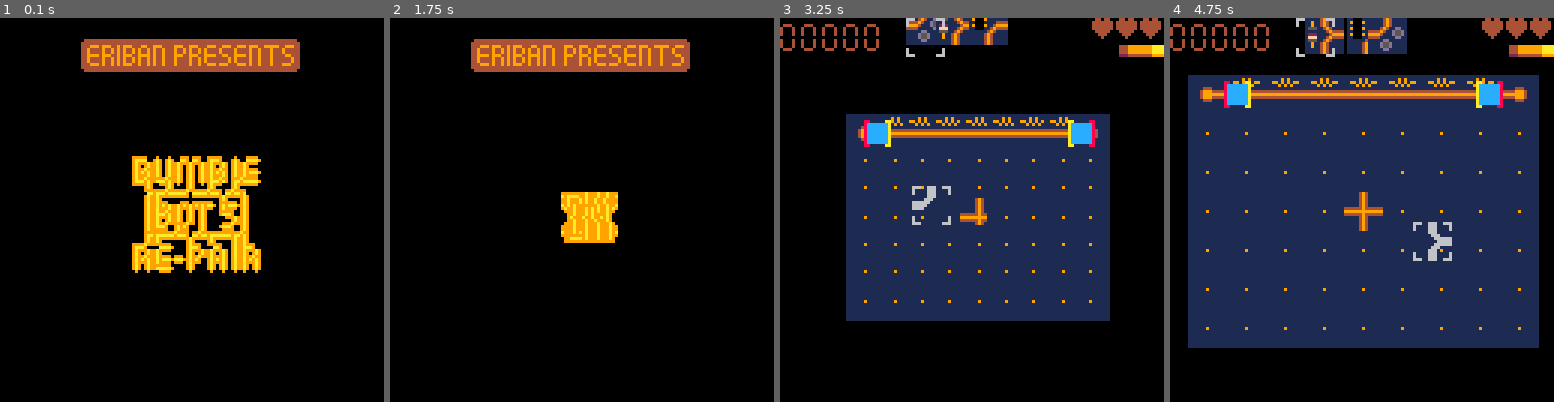
Above: before the commit, frames 1-4 (left to right).
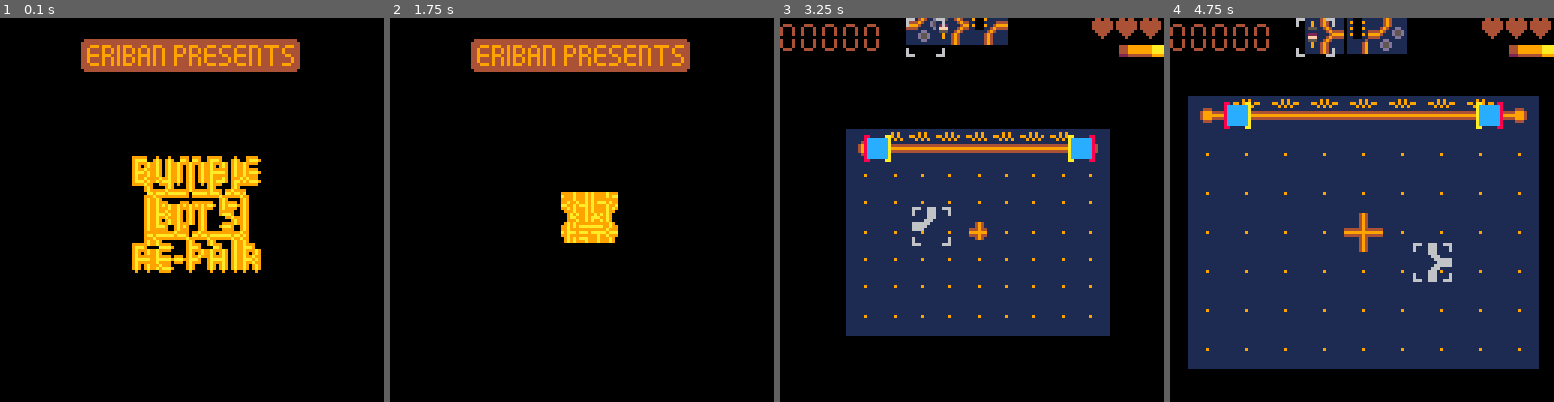
Above: after the commit, the same moments.

Repository: erwinbonsma/RoboRePairP8
Game: PICO-8 cartridge repair.p8
Same seed, same stepped clock (60 frames per second), same inputs: the game is played once before the commit and once after it.
Inputs:
- Up to frame 1 (0.1 s): no input
- Up to frame 2 (1.75 s): tap X (X key) at 0.33, 1.07 s; tap O (Z key) at 0.7, 1.7 s; hold Right from 1.6 s (still down)
- Up to frame 3 (3.25 s): tap X (X key) at 1.85, 2.97 s; release Right at 2.1 s; tap O (Z key) at 2.1, 2.5, 2.9 s; hold Up 2.15-2.42 s; hold Right 2.47-3.03 s; hold Left from 3.08 s (still down)
- Up to frame 4 (4.75 s): tap O (Z key) every 0.4 s from 3.3 to 4.5 s; release Left at 3.58 s; hold Down 3.63-3.97 s; hold Right 4.02-4.68 s; tap X (X key) at 4.08 s; hold Up from 4.73 s (still down)

The runs differ from the first frame. In frame 1, 0.4% of the frame differs, in the area x 35-68%, y 36-66%; in frame 2, 0.5%; in frame 3, 10%; in frame 4, 16%, in the area x 4-97%, y 14-92%.

Commit message:
Add a few more levels
Some levels are of different sizes.
Therefore, let grid expand before performing end-game morph.
Adjusted text to reflect the extra row.

Diff:
--- a/repair.p8
+++ b/repair.p8
@@ -529,8 +529,7 @@
  o.h=height
 
  o.tilesize=tilesize
- o.x0=64-flr(o.w*tilesize/2)+0.5
- o.y0=64-flr(o.h*tilesize/2)+0.5
+ tilegrid._init_origin(o)
 
  o.positions={}
  o.tiles={}
@@ -560,14 +559,60 @@
  return o
 end
 
+function tilegrid:_init_origin()
+ self.x0=64-flr(
+  self.w*self.tilesize/2
+ )+0.5
+ self.y0=64-flr(
+  self.h*self.tilesize/2
+ )+0.5
+
+ if self.tilesize==13 then
+  --shift down to account for
+  --tray
+  self.y0+=7
+ end
+end
+
 function tilegrid:_pos2idx(pos)
- return pos.x+pos.y*self.w
+ return pos.x+pos.y*16
 end
 
 function tilegrid:_idx2pos(idx)
  return vector:new(
-  idx%self.w,flr(idx/self.w)
- )
+  idx%16,flr(idx/16)
+ )
+end
+
+function tilegrid:expand(w,h)
+ local w_old=self.w
+ local h_old=self.h
+ self.w=w
+ self.h=h
+ self:_init_origin()
+
+ for x=0,w-1 do
+  for y=0,h-1 do
+   local pos=vector:new(x,y)
+   local scr_tile
+   if x>=w_old or y>=h_old then
+    add(self.positions,pos)
+    scr_tile=screentile:new(
+     no_tile,vector:new(64,64)
+    )
+    self:place_tile(
+     scr_tile,pos,true
+    )
+   else
+    --adjust positions
+    scr_tile=self:screentile_at(
+     pos
+    )
+    scr_tile.target_pos=
+     self:screen_pos(pos)
+   end
+  end
+ end
 end
 
 function tilegrid:screentile_at(
@@ -1631,7 +1676,9 @@
   add(bot.on_paired,on_paired)
  end
 
- tray=tiletray:new(3)
+ tray=tiletray:new(
+  lspec.misc[2] or 3
+ )
  add(
   tray.on_placed,on_tile_placed
  )
@@ -1696,7 +1743,7 @@
  if level<=#levelspecs then
   start_level()
  else
-  morph_grid(39)
+  morph_grid(21)
   sleep(30,true)
   mainmenu()
  end
@@ -1944,27 +1990,28 @@
   end
  end
 
- for i=1,grid.h*grid.w do
-  local p=grid:_idx2pos(i-1)
+ grid:expand(9,8)
+ for p in all(grid.positions) do
+  local i=grid:_pos2idx(p)
   if (
    grid:screentile_at(
     p
    ).tile==target_tile(p)
   ) then
    --it's already correct
-   add(tile_status,2)
+   tile_status[i]=2
   elseif (
    grid:tile_at(p)!=nil or
    grid:has_neighbour(p)
   ) then
    --it can be updated
-   add(tile_status,1)
+   tile_status[i]=1
    add(ready,i)
   else
    --this tile is empty. wait
    --until it has at least one
    --neighbour
-   add(tile_status,0)
+   tile_status[i]=0
   end
  end
 
@@ -1976,7 +2023,7 @@
  end
 
  local update_tile=function(pos)
-  local i=grid:_pos2idx(pos)+1
+  local i=grid:_pos2idx(pos)
   local status=tile_status[i]
   if status==0 then
    tile_status[i]=1
@@ -1999,10 +2046,12 @@
  end
 
  local anim=function()
+  sleep(1)
+
   while #ready>0 do
    local i=rnd_item_from(ready)
    del(ready,i)
-   local p=grid:_idx2pos(i-1)
+   local p=grid:_idx2pos(i)
    place_tile(p)
    tile_status[i]=2
 
@@ -2024,10 +2073,14 @@
 -- main
 
 levelspecs={
-{--easy win
+{--warm-up
  grid={9,7,0,7},
  bots={{1,0,2},{7,0,4}},
  misc={30}
+},{--fill the gaps/no choice
+ grid={9,7,44,0},
+ bots={{0,5,3,60},{8,1,1,60}},
+ misc={180,1}
 },{--level1
  grid={9,7,0,0},
  bots={{0,6},{8,0}},
@@ -2036,6 +2089,14 @@
  grid={9,7,9,0},
  bots={{4,0,4,60},{4,6,2,60}},
  misc={240}
+},{--open ended
+ grid={9,8,18,0},
+ bots={{0,7},{8,0}},
+ misc={240}
+},{--cramped
+ grid={8,8,27,0},
+ bots={{0,7},{7,0}},
+ misc={240}
 }}
 
 function _init()
@@ -2103,10 +2164,10 @@
 
  palt(7,true)
  for x=12,19 do
-  for y=23,25 do
+  for y=24,26 do
    v=mget(x,y)
    if v>0 then
-    spr(v,x*7-50,y*7-161)
+    spr(v,x*7-50,y*7-168)
    end
   end
  end
@@ -2394,14 +2455,14 @@
 
 
 __map__
-0000000000000000140000000016000000000000000000000000000000000000000000000000000000000000000000000000000000000000000000000000000000000000000000000000000000000000000000000000000000000000000000000000000000000000000000000000000000000000000000000000000000000000
-1600000000000000150000000015000000000000000000000000000000000000000000000000000000000000000000000000000000000000000000000000000000000000000000000000000000000000000000000000000000000000000000000000000000000000000000000000000000000000000000000000000000000000
-1500000000000000150000000011000000000000000000000000000000000000000000000000000000000000000000000000000000000000000000000000000000000000000000000000000000000000000000000000000000000000000000000000000000000000000000000000000000000000000000000000000000000000
-150000001f00000015001f00131a1c001f000000000000000000000000000000000000000000000000000000000000000000000000000000000000000000000000000000000000000000000000000000000000000000000000000000000000000000000000000000000000000000000000000000000000000000000000000000
-1500000000000000150000000014000000000000000000000000000000000000000000000000000000000000000000000000000000000000000000000000000000000000000000000000000000000000000000000000000000000000000000000000000000000000000000000000000000000000000000000000000000000000
-1500000000000000190000000015000000000000000000000000000000000000000000000000000000000000000000000000000000000000000000000000000000000000000000000000000000000000000000000000000000000000000000000000000000000000000000000000000000000000000000000000000000000000
-1100000000000000000000000019000000000000000000000000000000000000000000000000000000000000000000000000000000000000000000000000000000000000000000000000000000000000000000000000000000000000000000000000000000000000000000000000000000000000000000000000000000000000
-121a1a1a1a1a1a1a180000000000000000000000000000000000000000000000000000000000000000000000000000000000000000000000000000000000000000000000000000000000000000000000000000000000000000000000000000000000000000000000000000000000000000000000000000000000000000000000
+00000000000000001400000000160000000000000000001a1a1e180000000000001414001a001a1a001a0014001a0016001a001c14161a1c161a1a1a1c14000000000000000000000000000000000000000000000000000000000000000000000000000000000000000000000000000000000000000000000000000000000000
+160000000000000015000000001500000000000000000000001318000000000000131d15001a001a1a001515130015001a00160015131c15131a1c161915000000000000000000000000000000000000000000000000000000000000000000000000000000000000000000000000000000000000000000000000000000000000
+15000000000000001500000000110000000000000000000000000000000000000000190015001a1a00150015001900160019001c15161915161a19131c15000000000000000000000000000000000000000000000000000000000000000000000000000000000000000000000000000000000000000000000000000000000000
+150000001f00000015001f00131a1c001f000000001900130000000000001913000000150015001c151515151500190016001a001515161915161a1a1915000000000000000000000000000000000000000000000000000000000000000000000000000000000000000000000000000000000000000000000000000000000000
+1500000000000000150000000014000000000000001c00160000000000001c1600000015151515130015001515130015001c001c0015131c15131c161c15000000000000000000000000000000000000000000000000000000000000000000000000000000000000000000000000000000000000000000000000000000000000
+1500000000000000190000000015000000000000000000000000001600000000000000150015001a1a001500150019001c00150015151619131c15151515000000000000000000000000000000000000000000000000000000000000000000000000000000000000000000000000000000000000000000000000000000000000
+110000000000000000000000001900000000121c00000000000000171c0000000000001515001a1a001a00151113001a001300130011131a1a1913191319000000000000000000000000000000000000000000000000000000000000000000000000000000000000000000000000000000000000000000000000000000000000
+121a1a1a1a1a1a1a18000000000000000000121b1a1a0000000000111100000000000011001a001a1a001a00000000000000000000000000000000000000000000000000000000000000000000000000000000000000000000000000000000000000000000000000000000000000000000000000000000000000000000000000
 0000000000000000000000000000000000000000000000000000000000000000000000000000000000000000000000000000000000000000000000000000000000000000000000000000000000000000000000000000000000000000000000000000000000000000000000000000000000000000000000000000000000000000
 0000000000000000000000000000000000000000000000000000000000000000000000000000000000000000000000000000000000000000000000000000000000000000000000000000000000000000000000000000000000000000000000000000000000000000000000000000000000000000000000000000000000000000
 000000001f000000000000000000000000000000000000000000000000000000000000000000000000000000000000000000000000000000000000000000000000000000000000000000000000000000000000000000000000000000000000000000000000000000000000000000000000000000000000000000000000000000
@@ -2410,75 +2471,75 @@
 0000000000000000000000000000000000000000000000000000000000000000000000000000000000000000000000000000000000000000000000000000000000000000000000000000000000000000000000000000000000000000000000000000000000000000000000000000000000000000000000000000000000000000
 0000000000000000000000000000000000000000000000000000000000000000000000000000000000000000000000000000000000000000000000000000000000000000000000000000000000000000000000000000000000000000000000000000000000000000000000000000000000000000000000000000000000000000
 0000000000000000000000000000000000000000000000000000000000000000000000000000000000000000000000000000000000000000000000000000000000000000000000000000000000000000000000000000000000000000000000000000000000000000000000000000000000000000000000000000000000000000
-211c1414161e1c211c1416181618161c161e1c1618141414161814001400122518141416180000121a251a1a1a1a1a180000000000000000000000000000000000000000000000000000000000000000000000000000000000000000000000000000000000000000000000000000000000000000000000000000000000000000
-241d1515151515241d15241815142426151515241815151524181500150014150024262418161c0000150014140016180000000000000000000000000000000000000000000000000000000000000000000000000000000000000000000000000000000000000000000000000000000000000000000000000000000000000000
-201d131d1115112419241b18131911111111111318131b191318201820181511001111131815150000150024260024180000000000000000000000000000000000000000000000000000000000000000000000000000000000000000000000000000000000000000000000000000000000000000000000000000000000000000
-00171e1b1a1b1a1b1e1b1c00000000000000000000000000000000000000171a1a1a1a1a1a26150000110011110013180000000000000000000000000000000000000000000000000000000000000000000000000000000000000000000000000000000000000000000000000000000000000000000000000000000000000000
-0015241c161e251817181500161c14141618211c14211c161c211c161814151618211c211c151500161800211c00211c0000000000000000000000000000000000000000000000000000000000000000000000000000000000000000000000000000000000000000000000000000000000000000000000000000000000000000
-0015241d15151500131c1500151515152418241d111515151515152418111124181515151513190024180015150015150000000000000000000000000000000000000000000000000000000000000000000000000000000000000000000000000000000000000000000000000000000000000000000000000000000000000000
-0015201917191500121915001319201913181111102019131911111318100013181111201900000013180011110020190000000000000000000000000000000000000000000000000000000000000000000000000000000000000000000000000000000000000000000000000000000000000000000000000000000000000000
-00171e1a1b1e1b1e1a1e1d00141416181400211c000000000000000000000000000000000000000000000000000000000000000000000000000000000000000000000000000000000000000000000000000000000000000000000000000000000000000000000000000000000000000000000000000000000000000000000000
-211d171800241c171c15241c2426241815002419000000000000000000000000000000000000000000000000000000000000000000000000000000000000000000000000000000000000000000000000000000000000000000000000000000000000000000000000000000000000000000000000000000000000000000000000
-241d2418102419242615241d1111131820181100000000000000000000000000000000000000000000000000000000000000000000000000000000000000000000000000000000000000000000000000000000000000000000000000000000000000000000000000000000000000000000000000000000000000000000000000
-1111131800110011111111110000000000000000000000000000000000000000000000000000000000000000000000000000000000000000000000000000000000000000000000000000000000000000000000000000000000000000000000000000000000000000000000000000000000000000000000000000000000000000
-…(61 lines of a section not shown)…
+211c1414161e1c211c141618000000000000000000161a1a1a1a1a1a1a1c0000000000000000000000000000000000000000000000000000000000000000000000000000000000000000000000000000000000000000000000000000000000000000000000000000000000000000000000000000000000000000000000000000
+241d1515151515241d1524181618161c161e1c16181512251814141618150000000000000000000000000000000000000000000000000000000000000000000000000000000000000000000000000000000000000000000000000000000000000000000000000000000000000000000000000000000000000000000000000000
+201d131d1115112419241b181514242615151524181500150024262418150000000000000000000000000000000000000000000000000000000000000000000000000000000000000000000000000000000000000000000000000000000000000000000000000000000000000000000000000000000000000000000000000000
+00171e1b1a1b1a1b1e1b1c001319111111111113181500110011111318150000000000000000000000000000000000000000000000000000000000000000000000000000000000000000000000000000000000000000000000000000000000000000000000000000000000000000000000000000000000000000000000000000
+0015241c161e251817181500161c14141618211c1415001618211c211c150000000000000000000000000000000000000000000000000000000000000000000000000000000000000000000000000000000000000000000000000000000000000000000000000000000000000000000000000000000000000000000000000000
+0015241d15151500131c1500151515152418241d111500241815151515150000000000000000000000000000000000000000000000000000000000000000000000000000000000000000000000000000000000000000000000000000000000000000000000000000000000000000000000000000000000000000000000000000
+0015201917191500121915001319201913181111101500131811112019150000000000000000000000000000000000000000000000000000000000000000000000000000000000000000000000000000000000000000000000000000000000000000000000000000000000000000000000000000000000000000000000000000
+00171e1a1b1e1b1e1a1e1d00000000000000000000131a1a1a1a1a1a1a190000000000000000000000000000000000000000000000000000000000000000000000000000000000000000000000000000000000000000000000000000000000000000000000000000000000000000000000000000000000000000000000000000
+211d171800241c171c15241c141416181400211c000000000000000000000000000000000000000000000000000000000000000000000000000000000000000000000000000000000000000000000000000000000000000000000000000000000000000000000000000000000000000000000000000000000000000000000000
+241d2418102419242615241d2426241815002419000000000000000000000000000000000000000000000000000000000000000000000000000000000000000000000000000000000000000000000000000000000000000000000000000000000000000000000000000000000000000000000000000000000000000000000000
+1111131800110011111111111111131820181100000000000000000000000000000000000000000000000000000000000000000000000000000000000000000000000000000000000000000000000000000000000000000000000000000000000000000000000000000000000000000000000000000000000000000000000000
+…(61 lines of a section not shown)…
